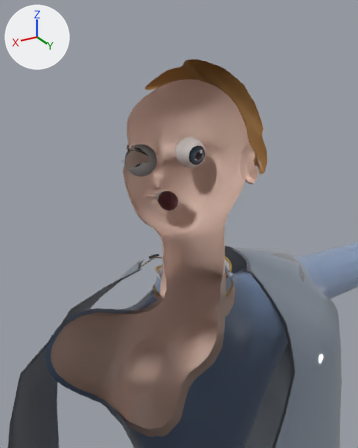
What one commit did to the Blender file characters/nesta/model/nesta.blend.
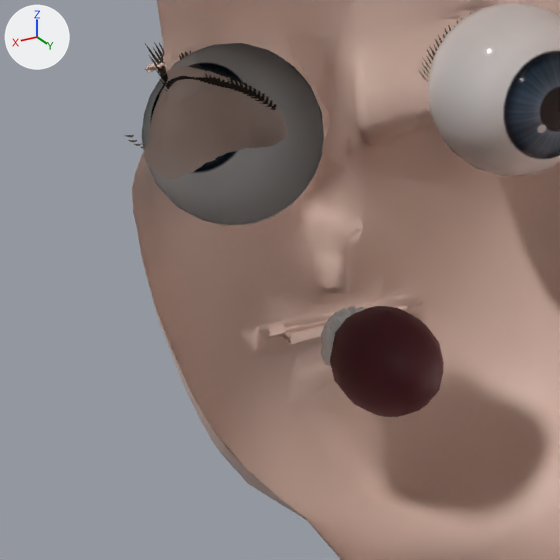
Each version appears first from a 50 mm lens placed at (0.317, 0.504, 1.726), pointed at (-0.007, -0.038, 1.456), and next in a close-up on the part from 28% to 56% of the width and 30% to 53% of the height. The lights are fixed; the arrows at upper left show +X, +Y and +Z. The last two pictures show the newer version. Everything nearer to the camera than a plane just in front of the edit is cut away.

Objects in the first close-up: 'Body', 'Body_LOD1', 'Eyes', 'Lashes', 'Mouth'.
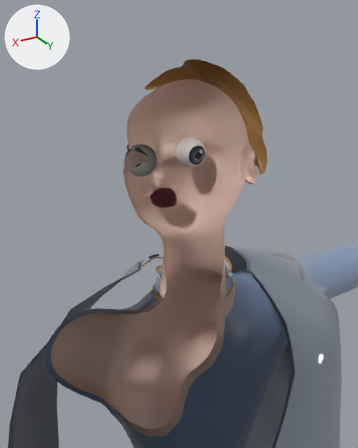
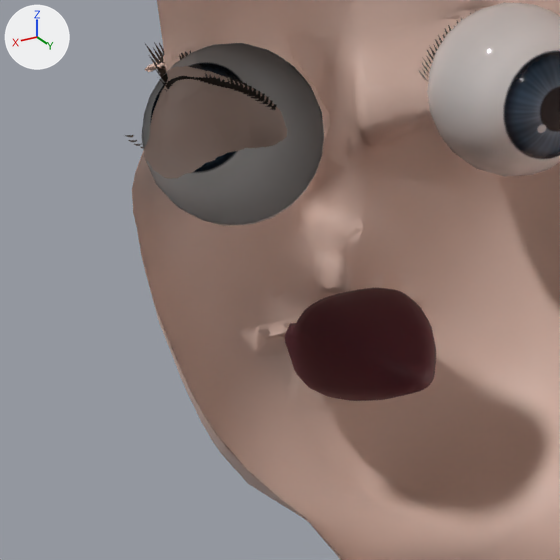
The change in detail:
me_mouth is used by ob_mouth; location (0.0, 0.0, 0.0).
me_mouth had 1170 vertices, 984 faces and spanned x -0.013..0.013, y -0.0757..-0.0381, z 1.4727..1.4991.
me_mouth now has 1540 vertices, 1367 faces and spans x -0.017..0.0171, y -0.0773..-0.0387, z 1.4742..1.4996.
me_mouth part 1: the loose piece of 48 vertices spanning x -0.0028..0.0007, y -0.0757..-0.0713, z 1.486..1.4944 is moved by (0.0, 0.0035, 0.0).
me_mouth part 2: the loose piece of 48 vertices spanning x -0.0007..0.0028, y -0.0757..-0.0713, z 1.486..1.4944 is moved by (0.0, 0.0035, 0.0).
me_mouth part 3: the loose piece of 48 vertices spanning x 0.0015..0.005, y -0.075..-0.0706, z 1.486..1.4941 is moved by (0.0, 0.0034, 0.0).
me_mouth part 4: the loose piece of 48 vertices spanning x 0.0036..0.0071, y -0.0737..-0.0692, z 1.486..1.4938 is moved by (0.0, 0.003, 0.0).
me_mouth part 5: the loose piece of 48 vertices spanning x 0.0057..0.0092, y -0.0716..-0.0672, z 1.486..1.4935 is moved by (0.0, 0.0025, 0.0).
me_mouth part 6: the loose piece of 48 vertices spanning x 0.0079..0.0114, y -0.0689..-0.0644, z 1.486..1.4932 is moved by (0.0, 0.0018, 0.0).
me_mouth part 7: the loose piece of 48 vertices spanning x 0.0079..0.0114, y -0.0689..-0.0644, z 1.4829..1.489 is moved by (0.0, 0.0018, 0.0).
me_mouth part 8: the loose piece of 126 vertices spanning x -0.013..0.013, y -0.0714..-0.0381, z 1.4727..1.4991 is rebuilt with 496 vertices and now spans x -0.017..0.0171, y -0.0773..-0.0387, z 1.4742..1.4996.
Other edits to the shape of me_mouth do not show in these pictures.
me_mouth gains material mat_teeth.
me_mouth no longer uses material mat_teeth.

Changed parts and their boxes (x1, y1, x2, y2) in the close-ups (560 x 560 px; the box of a moved part takes in the faces that stretch with it):
'Mouth', reshaped (23% wider): before (321, 306, 444, 417); after (285, 288, 436, 401)
part 1 of me_mouth, moved or reshaped (not visible afterwards): before (348, 306, 358, 315)
part 2 of me_mouth, moved or reshaped (not visible afterwards): before (340, 308, 351, 320)
part 3 of me_mouth, moved or reshaped (not visible afterwards): before (334, 311, 345, 325)
part 4 of me_mouth, moved or reshaped (not visible afterwards): before (328, 315, 341, 329)
part 5 of me_mouth, moved or reshaped (not visible afterwards): before (324, 320, 338, 333)
part 6 of me_mouth, moved or reshaped (not visible afterwards): before (321, 326, 335, 350)
part 7 of me_mouth, moved or reshaped (not visible afterwards): before (321, 347, 332, 365)
part 8 of me_mouth, rebuilt (32% wider): before (330, 306, 444, 417); after (285, 288, 436, 401)
